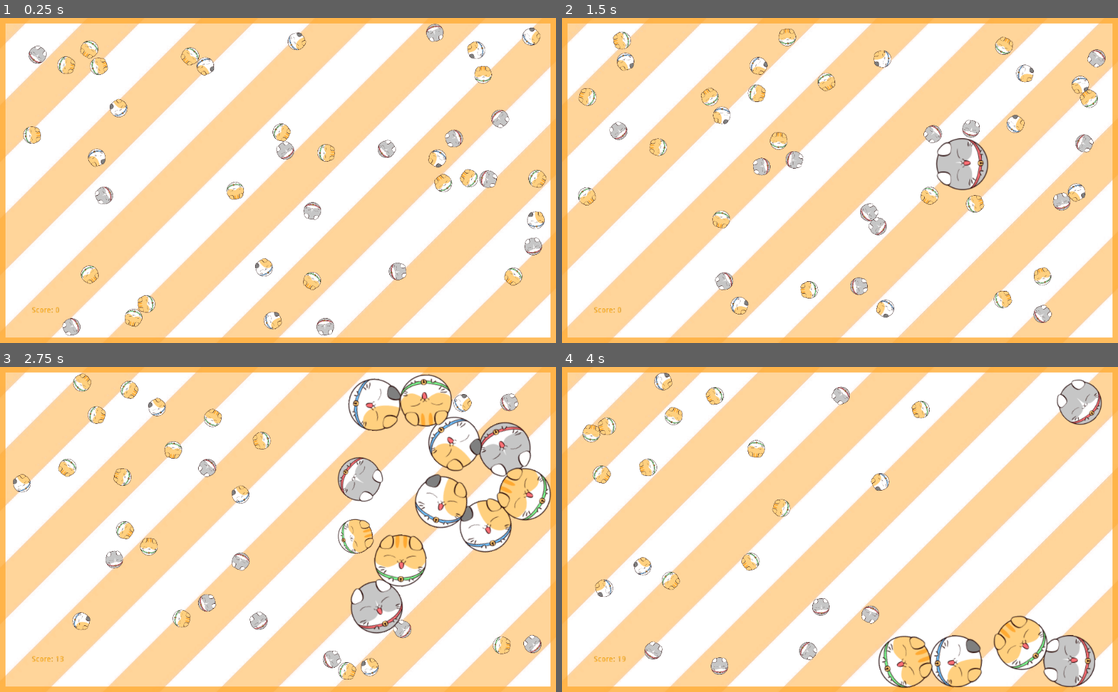
Above: before the commit, frames 1-4 (two rows, left to right).
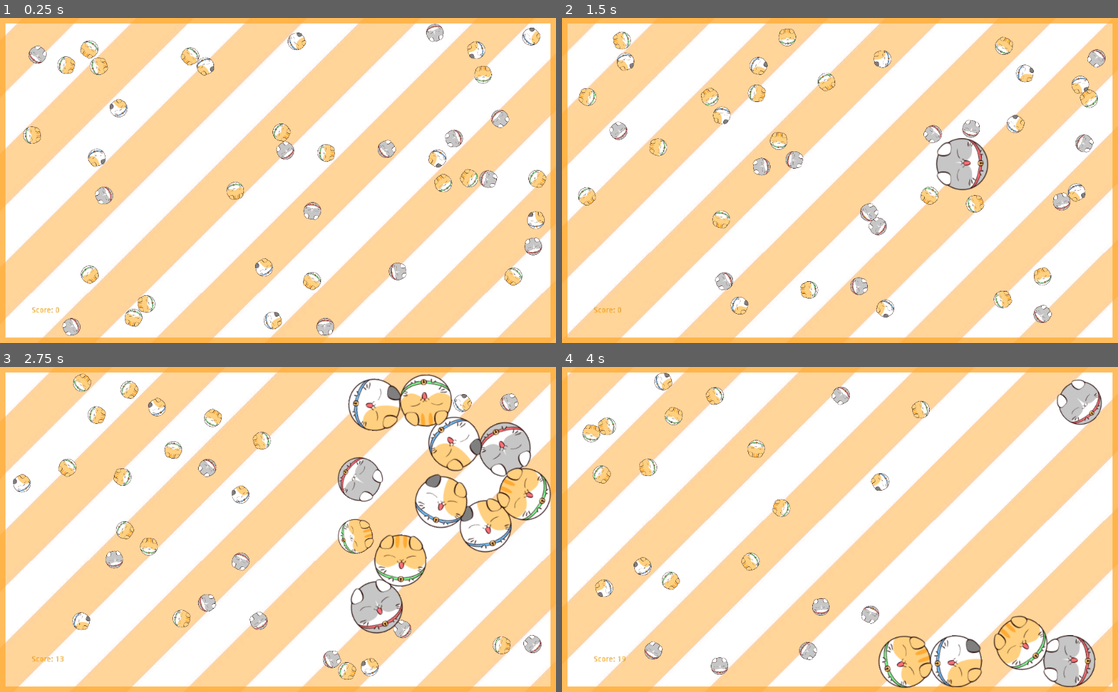
Above: after the commit, the same moments.

Repository: thecatinbox/AGJ2021_Chain_Effect
Game: Godot game, scene res://Scene/Scene.tscn
The game is run twice, just before and just after one commit, with the same random seed, the same clock (stepped at 60 frames per second) and the same inputs.
Inputs (mouse positions are in pixels of both pictures, inside the frame that each line leads up to):
- Up to frame 1 (0.25 s): no input
- Up to frame 2 (1.5 s): move the mouse to (962, 164) at 0.52 s; click (962, 164) at 0.67 s; move the mouse to (728, 196) at 1.27 s; click (728, 196) at 1.42 s
- Up to frame 3 (2.75 s): move the mouse to (333, 458) at 2.02 s; click (333, 458) at 2.17 s
- Up to frame 4 (4 s): move the mouse to (812, 594) at 2.77 s; click (812, 594) at 2.92 s; move the mouse to (1006, 578) at 3.52 s; click (1006, 578) at 3.67 s

The runs differ from the first frame. In frame 1, 79% of the frame differs, in the area x 0-100%, y 1-99%; in frame 2, 14%; in frame 3, 47%; in frame 4, 63%.

Commit message:
animated background

Diff:
--- /dev/null
+++ b/Scene/Background.tscn
@@ -0,0 +1,11 @@
+[gd_scene load_steps=3 format=2]
+
+[ext_resource path="res://Image/BG.png" type="Texture" id=1]
+[ext_resource path="res://Script/Background.gd" type="Script" id=2]
+
+[node name="Background" type="Node2D"]
+script = ExtResource( 2 )
+
+[node name="BG" type="Sprite" parent="."]
+position = Vector2( 512, 523 )
+texture = ExtResource( 1 )
--- a/Scene/Scene.tscn
+++ b/Scene/Scene.tscn
@@ -6,14 +6,12 @@
 [ext_resource path="res://Scene/HorizontalWall.tscn" type="PackedScene" id=4]
 [ext_resource path="res://Scene/VerticalWall.tscn" type="PackedScene" id=5]
 [ext_resource path="res://Image/Rect.png" type="Texture" id=6]
-[ext_resource path="res://Image/BG.png" type="Texture" id=7]
+[ext_resource path="res://Scene/Background.tscn" type="PackedScene" id=7]
 
 [node name="Game" type="Node2D"]
 script = ExtResource( 1 )
 
-[node name="BG" type="Sprite" parent="."]
-position = Vector2( 512, 523 )
-texture = ExtResource( 7 )
+[node name="Background" parent="." instance=ExtResource( 7 )]
 
 [node name="Rect" type="Sprite" parent="."]
 position = Vector2( 512, 300 )
--- /dev/null
+++ b/Script/Background.gd
@@ -0,0 +1,22 @@
+extends Node2D
+var dir = Vector2(0, -1)
+var count = 0
+# Declare member variables here. Examples:
+# var a = 2
+# var b = "text"
+
+
+# Called when the node enters the scene tree for the first time.
+func _ready():
+	pass # Replace with function body.
+
+
+# Called every frame. 'delta' is the elapsed time since the previous frame.
+func _process(delta):
+#	pass
+	self.position += dir.rotated(rotation)
+	count += 1
+
+	if count >= 840:
+		self.position -= 840 * dir.rotated(rotation)
+		count = 0
Binary file changed: Image/BG.png
